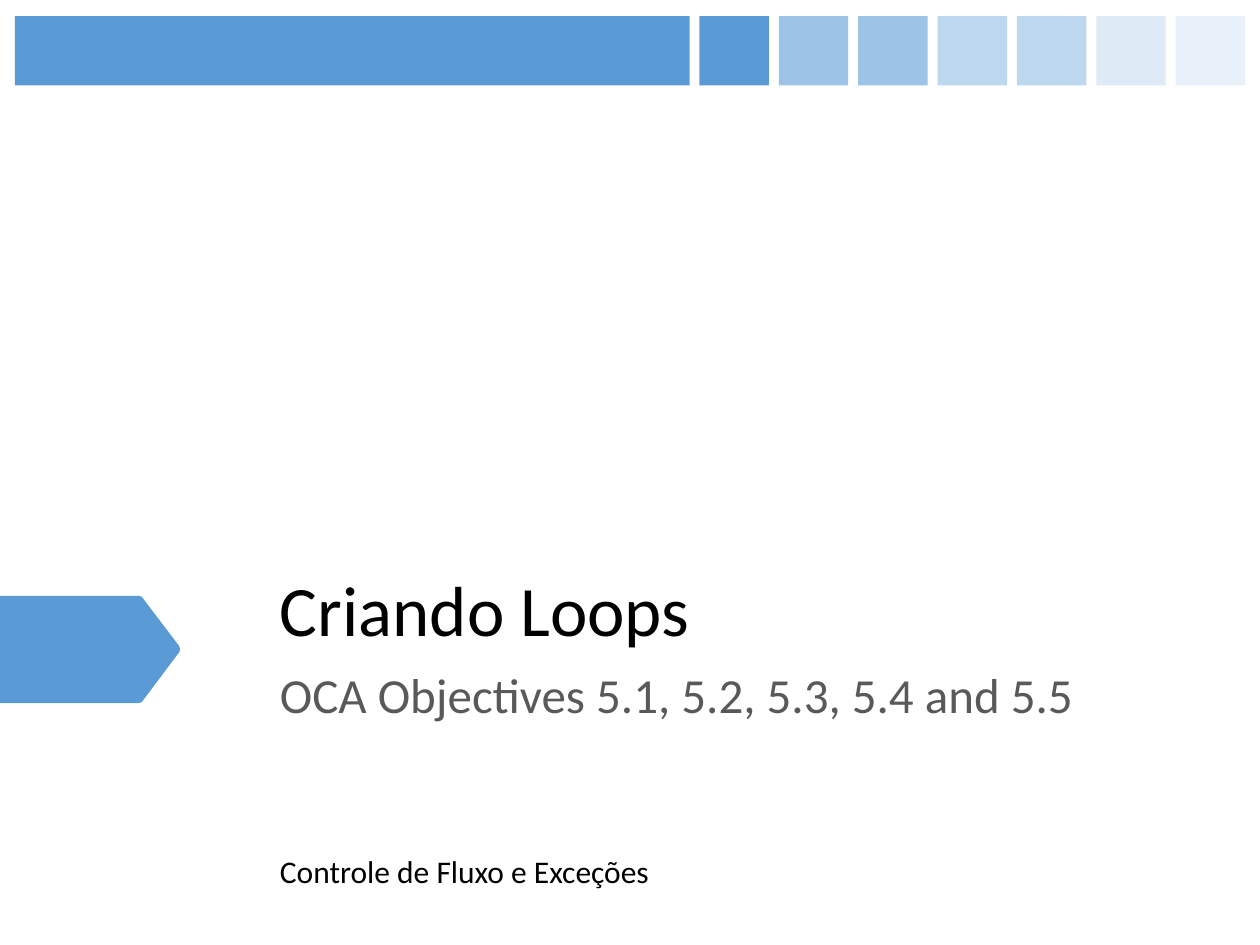
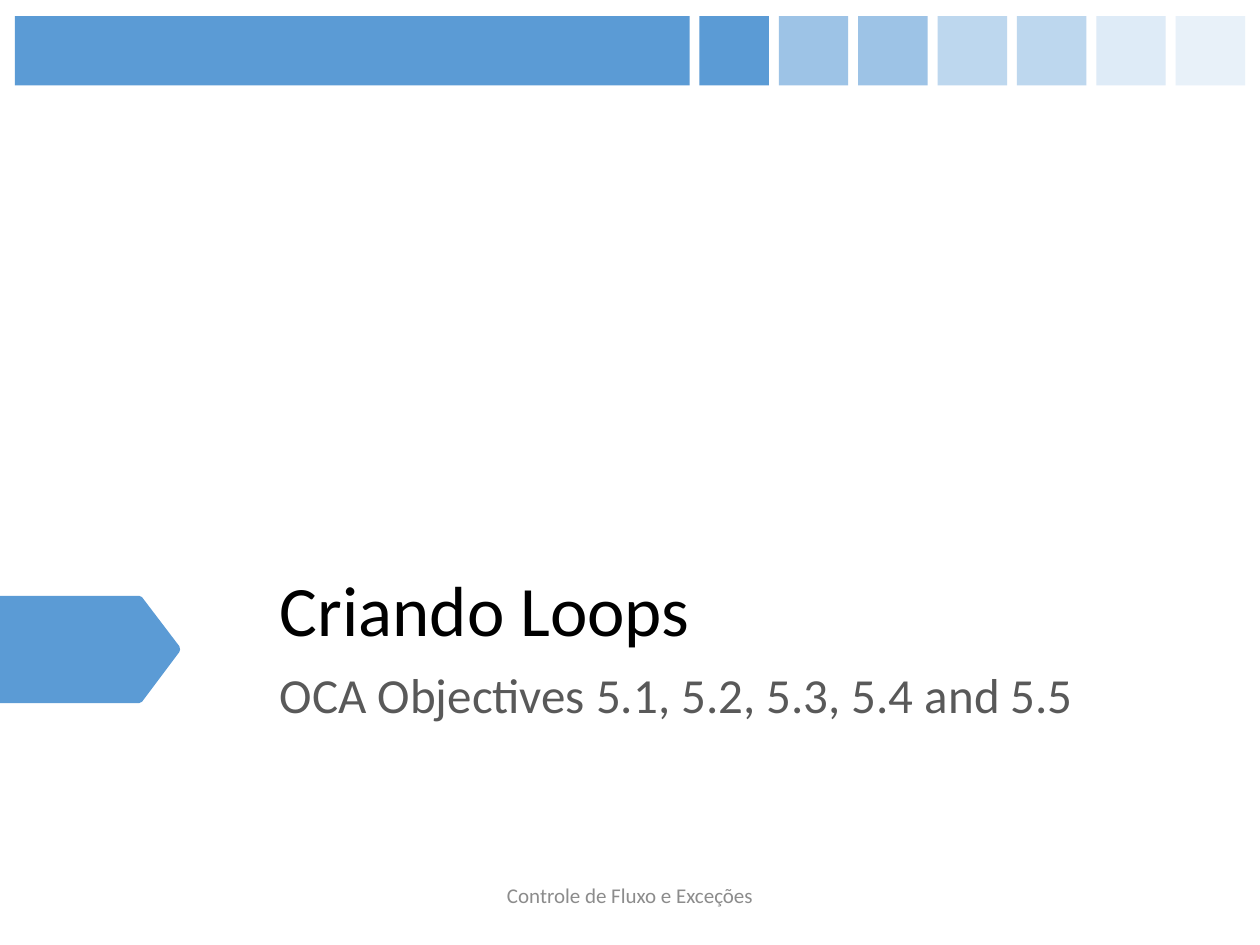
Before and after one commit to figueiredojrr/treinamentoJavaSeOcaAgosto, a slide deck: slide 62 of TreinamentoJavaSeOca/documentos/apresentação/OCA.pptx (slide 61 before the commit). Drawn at 1260x945 pixels with LibreOffice and Linux fonts; fonts in the diff are those of the drawing. Boxes give left, top, right and bottom in pixels: in the first picture for what was removed or moved away, otherwise in the second. Text is boxed around its words. In the diff, an @@ line names an element or a change of style, - is before the commit and + after.

```diff
--- a/TreinamentoJavaSeOca/documentos/apresentação/OCA.pptx
+++ b/TreinamentoJavaSeOca/documentos/apresentação/OCA.pptx
@@ text "Controle de Fluxo e Exceções": place and size @@
-text "Controle de Fluxo e Exceções" at bbox=[280, 861, 649, 889]
+text "Controle de Fluxo e Exceções" at bbox=[507, 888, 753, 907]
@@ text "Controle de Fluxo e Exceções" at bbox=[507, 888, 753, 907]: size 18 to 12 pt, text colour #000000 to #8C8C8C; alignment left to centre @@
```
Also in this commit, not shown: 3 other slides changed, 4 slides added, 1 other file.
